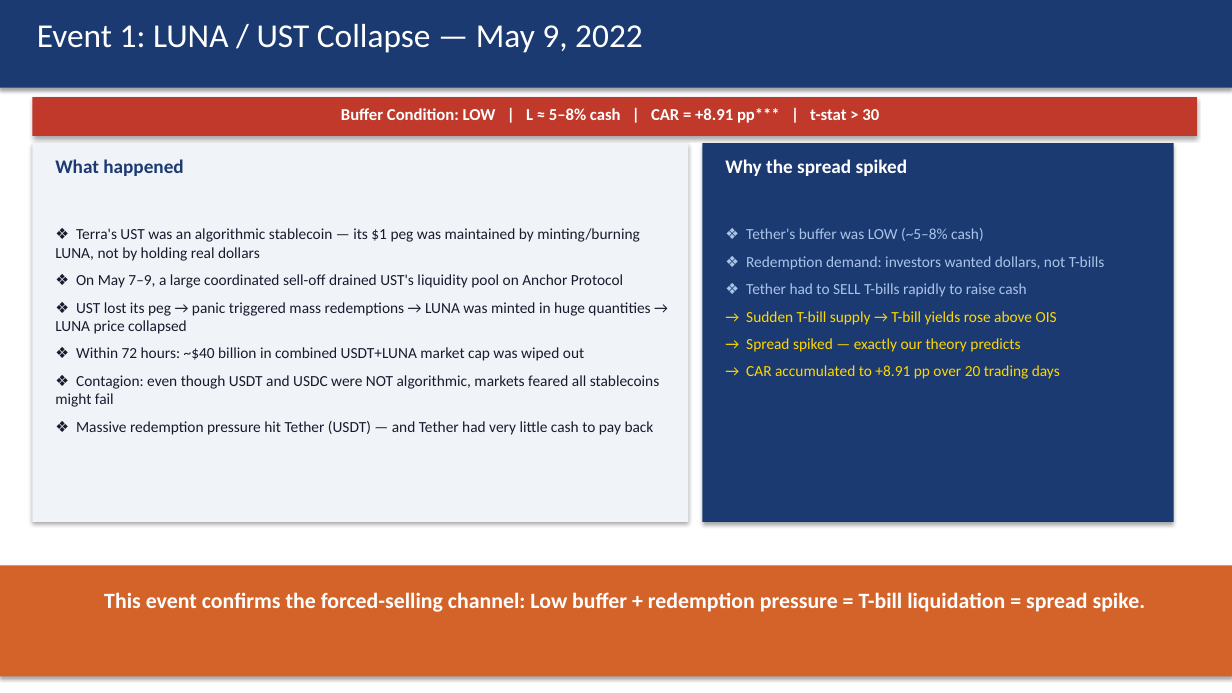
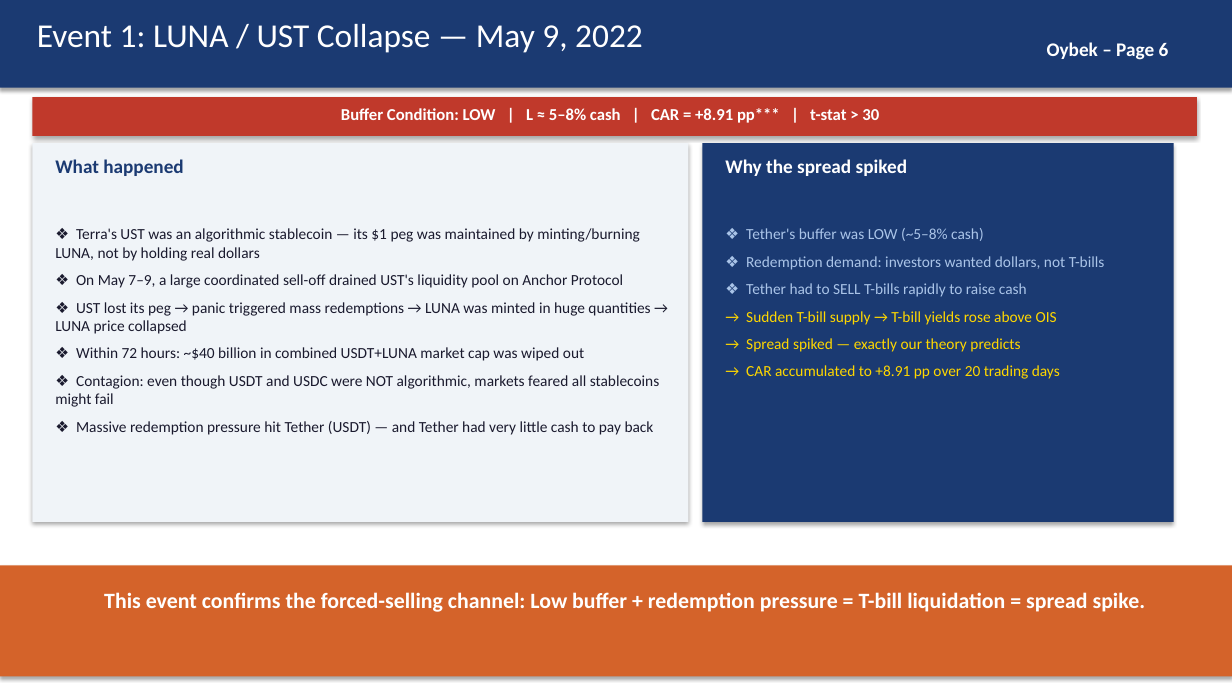
Before and after one commit to kimmireu0921/Stablecoins-and-the-Exorbitant-Privilege, a slide deck: slide 6 of presentations/0526_Stablecoin_Exorbitant_Privilege.pptx. Drawn at 1232x693 pixels with LibreOffice and Linux fonts; fonts in the diff are those of the drawing. Boxes give left, top, right and bottom in pixels: in the first picture for what was removed or moved away, otherwise in the second. Text is boxed around its words. In the diff, an @@ line names an element or a change of style, - is before the commit and + after.

```diff
--- a/presentations/0526_Stablecoin_Exorbitant_Privilege.pptx
+++ b/presentations/0526_Stablecoin_Exorbitant_Privilege.pptx
@@ text added at <box>1047,42,1169,60</box>, 15 pt, text #FFFFFF, bold @@
+Oybek – Page 6
```
Also in this commit, not shown: 7 other slides changed, 1 slide added.
